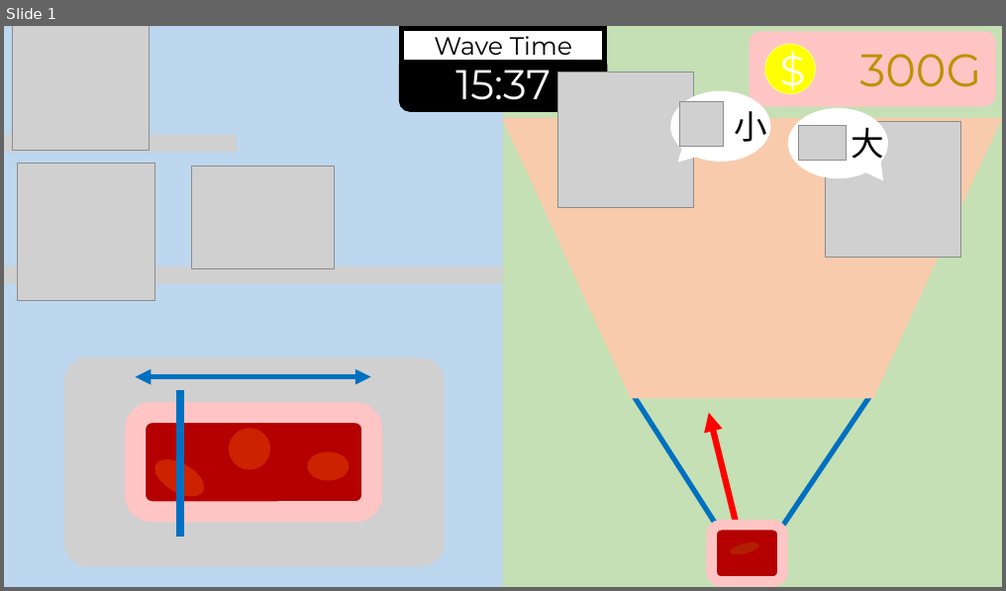
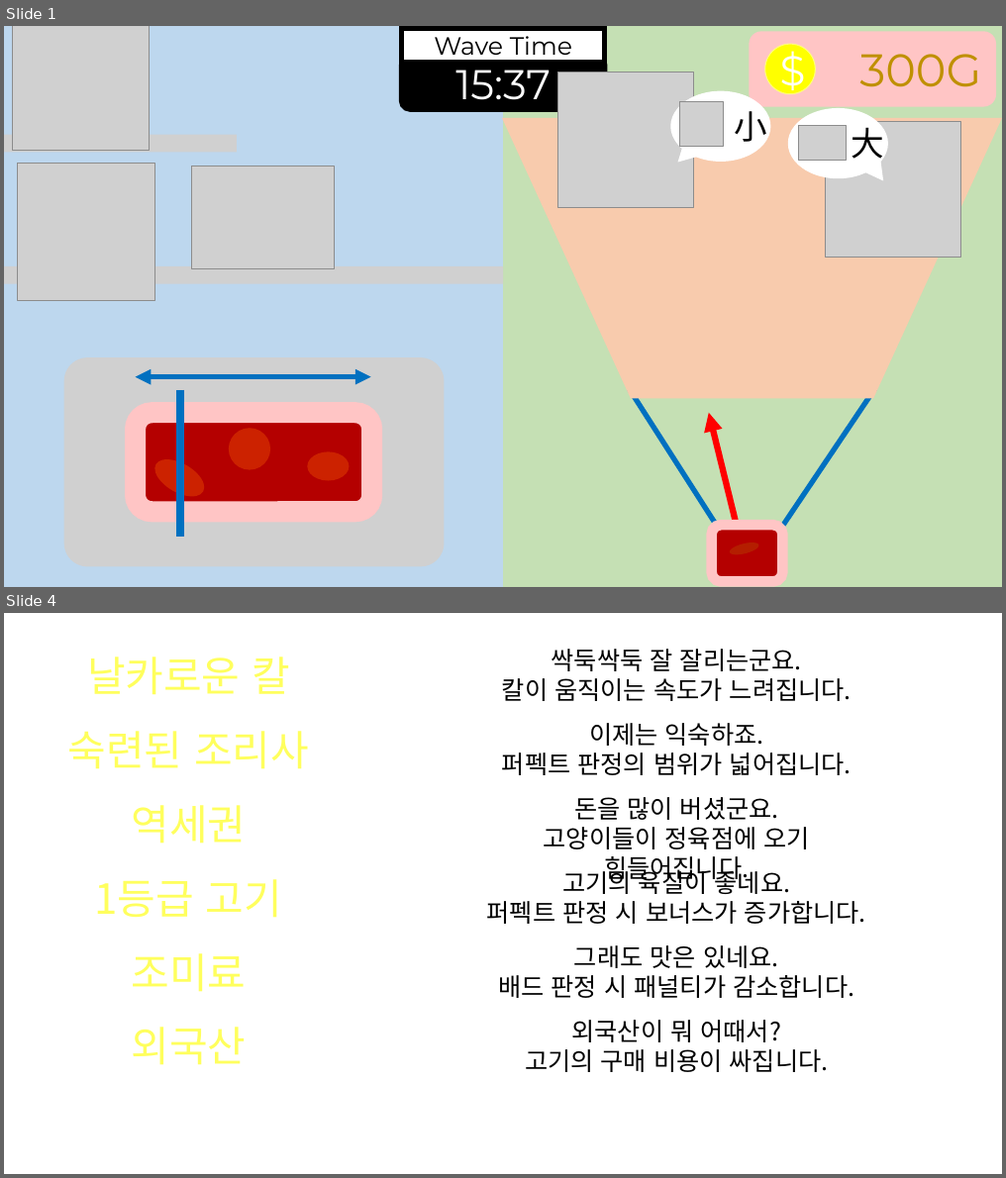
Before and after one commit to SNUGDC/CatDefense, a slide deck: UI Design.pptx. Shown one above the other, each under a label of ours: slide 1 before the commit, slides 1 and 4 after it; the slides between them are not shown. The pictures are 1006x591 and 1006x1178 pixels, drawn with LibreOffice and Linux fonts; fonts in the diff are those of the drawing; grey boxes stand for pictures. Boxes give left, top, right and bottom in pixels: in the first picture for what was removed or moved away, otherwise in the second. Text is boxed around its words. In the diff, an @@ line names an element or a change of style, - is before the commit and + after.

```diff
--- a/UI Design.pptx
+++ b/UI Design.pptx
@@ slide 4 added at (4,613,1002,1174), background #FFFFFF @@
@@ text added at (87,657,290,694), 40 pt, text #FFFF5D @@
+날카로운 칼
@@ text added at (502,649,851,701), 24 pt, text #000000 @@
+싹둑싹둑 잘 잘리는군요.
+칼이 움직이는 속도가 느려집니다.
@@ text added at (68,731,309,769), 40 pt, text #FFFF5D @@
+숙련된 조리사
@@ text added at (502,723,851,775), 24 pt, text #000000 @@
+이제는 익숙하죠.
+퍼펙트 판정의 범위가 넓어집니다.
@@ text added at (131,805,246,844), 40 pt, text #FFFF5D @@
+역세권
@@ text added at (544,797,810,884), 24 pt, text #000000 @@
+돈을 많이 버셨군요.
+고양이들이 정육점에 오기 힘들어집니다.
@@ text added at (95,879,282,918), 40 pt, text #FFFF5D @@
+1등급 고기
@@ text added at (487,866,866,924), 24 pt, text #000000 @@
+고기의 육질이 좋네요.
+퍼펙트 판정 시 보너스가 증가합니다.
@@ text added at (131,954,246,992), 40 pt, text #FFFF5D @@
+조미료
@@ text added at (498,946,854,998), 24 pt, text #000000 @@
+그래도 맛은 있네요.
+배드 판정 시 패널티가 감소합니다.
@@ text added at (131,1027,246,1065), 40 pt, text #FFFF5D @@
+외국산
@@ text added at (525,1020,829,1072), 24 pt, text #000000 @@
+외국산이 뭐 어때서?
+고기의 구매 비용이 싸집니다.
```
Also in this commit, not shown: 2 slides changed, 1 other slide added, 2 slides removed, 45 other files.
